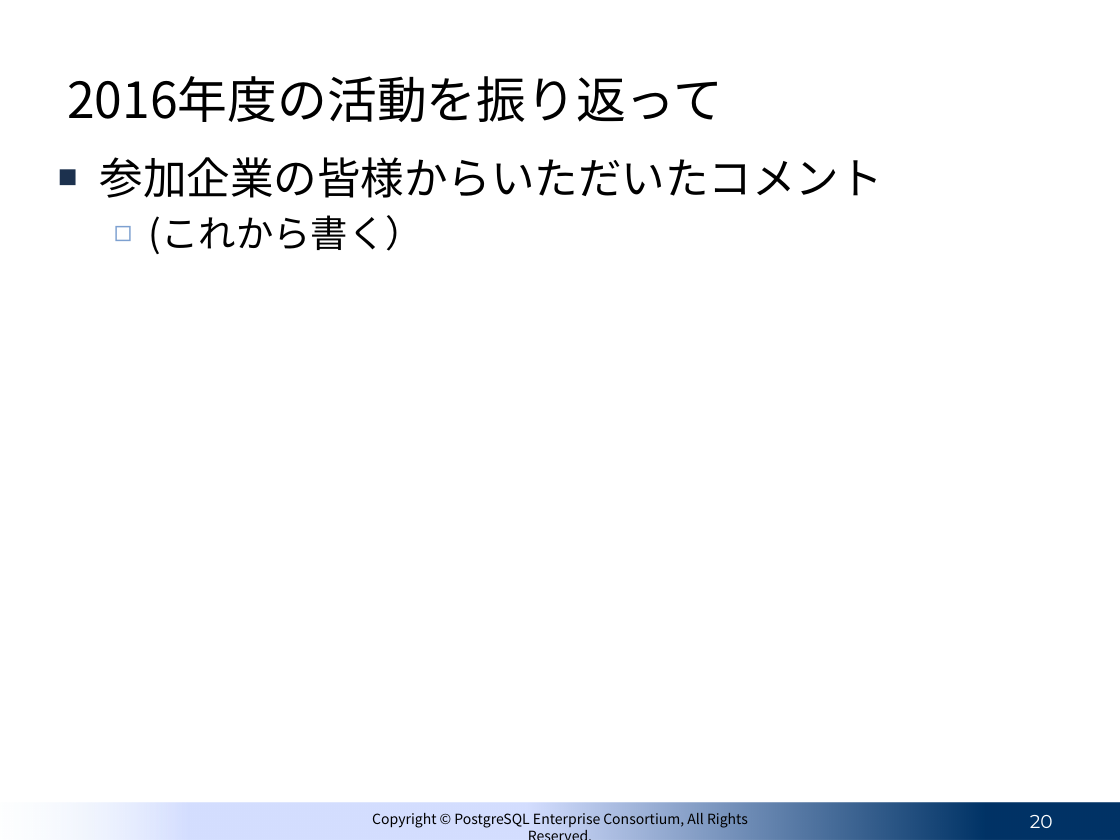
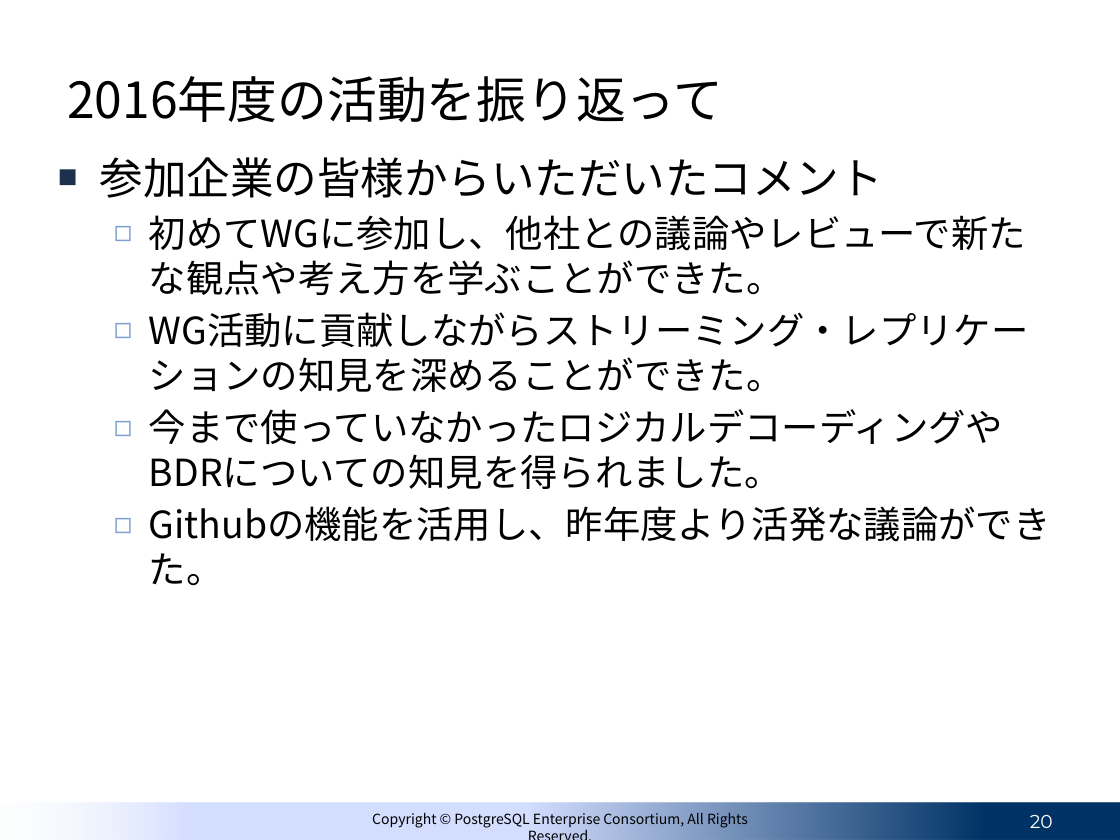
Before and after one commit to harada-toshi/work, a slide deck: slide 20 of 20170515_PGECons_2016_WG3_Seminar_presentation_merge.pptx. Drawn at 1120x840 pixels with LibreOffice and Linux fonts; fonts in the diff are those of the drawing; background and template pictures are left out. Boxes give left, top, right and bottom in pixels: in the first picture for what was removed or moved away, otherwise in the second. Text is boxed around its words. In the diff, an @@ line names an element or a change of style, - is before the commit and + after.

Commit message:
クロージングを追記

```diff
--- a/20170515_PGECons_2016_WG3_Seminar_presentation_merge.pptx
+++ b/20170515_PGECons_2016_WG3_Seminar_presentation_merge.pptx
@@ text at (149,215,1051,586): text changed @@
-  ◻ (これから書く）
+  ◻ 初めてWGに参加し、他社との議論やレビューで新たな観点や考え方を学ぶことができた。
+  ◻ WG活動に貢献しながらストリーミング・レプリケーションの知見を深めることができた。
+  ◻ 今まで使っていなかったロジカルデコーディングやBDRについての知見を得られました。
+  ◻ Githubの機能を活用し、昨年度より活発な議論ができた。
```
Also in this commit, not shown: 1 other slide changed.
